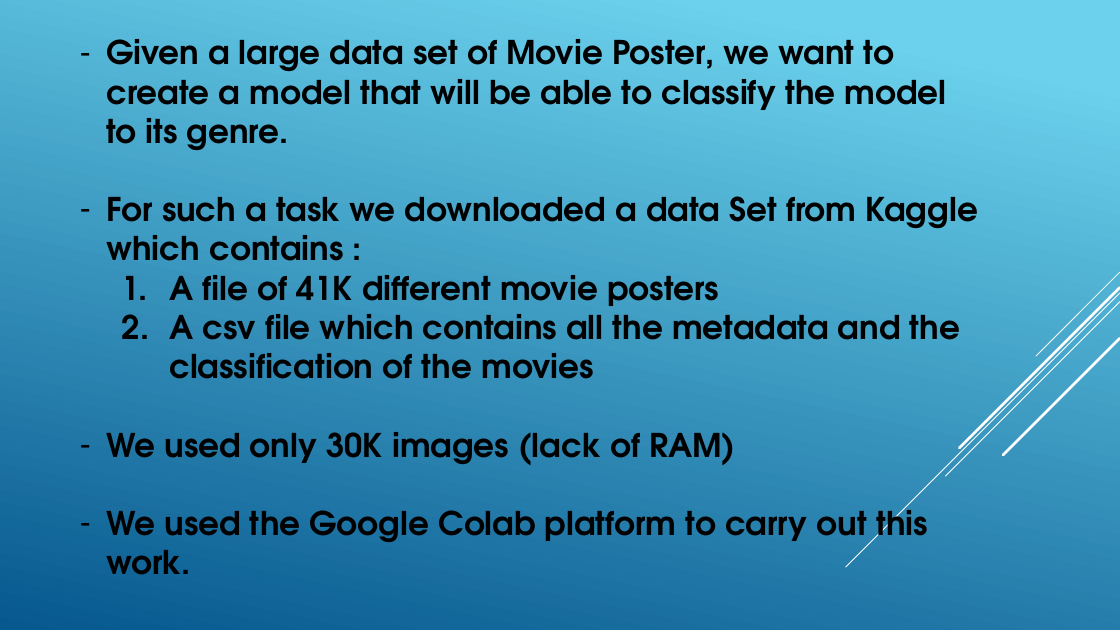
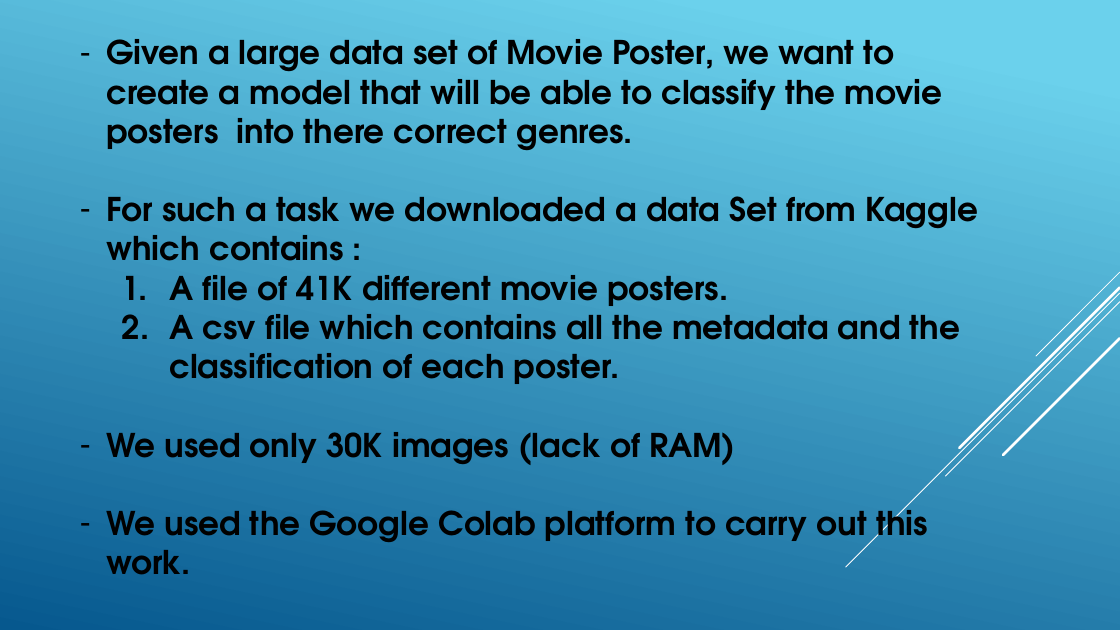
Before and after one commit to jordantangy/MoviePosterClassification-CNN, a slide deck: slide 4 of Slide Show.pptx. Drawn at 1120x630 pixels with LibreOffice and Linux fonts; fonts in the diff are those of the drawing. Boxes give left, top, right and bottom in pixels: in the first picture for what was removed or moved away, otherwise in the second. Text is boxed around its words. In the diff, an @@ line names an element or a change of style, - is before the commit and + after.

```diff
--- a/Slide Show.pptx
+++ b/Slide Show.pptx
@@ text at [106, 39, 943, 151]: text changed @@
-– Given a large data set of Movie Poster, we want to create a model that will be able to classify the model to its genre.
+– Given a large data set of Movie Poster, we want to create a model that will be able to classify the movie posters into there correct genres.
@@ text at [169, 275, 961, 384]: text changed @@
-  1. A file of 41K different movie posters
-  2. A csv file which contains all the metadata and the classification of the movies
+  1. A file of 41K different movie posters.
+  2. A csv file which contains all the metadata and the classification of each poster.
```
Also in this commit, not shown: 4 other slides changed, 6 slides added, 6 slides removed, 1 other file.
